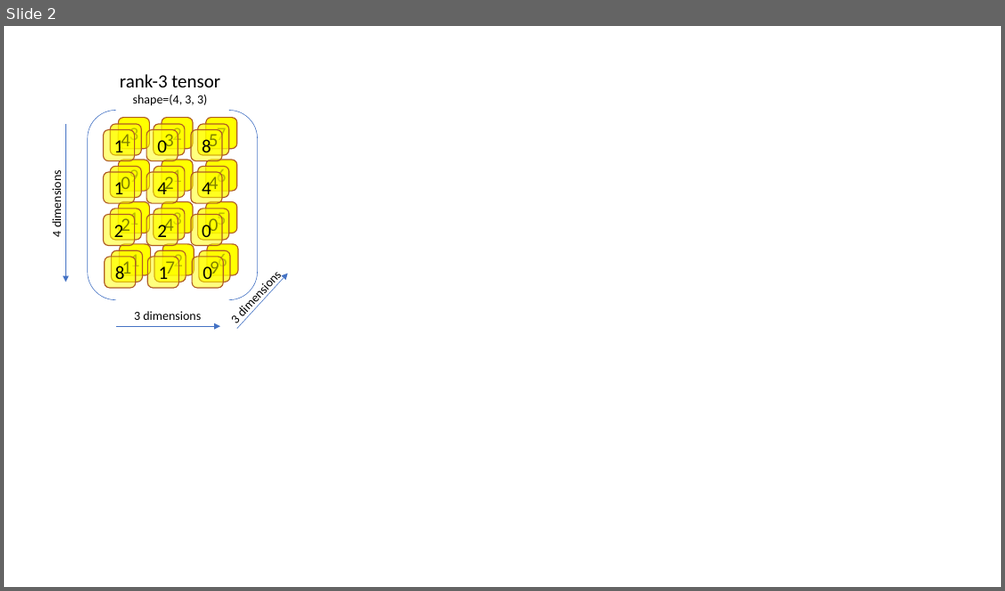
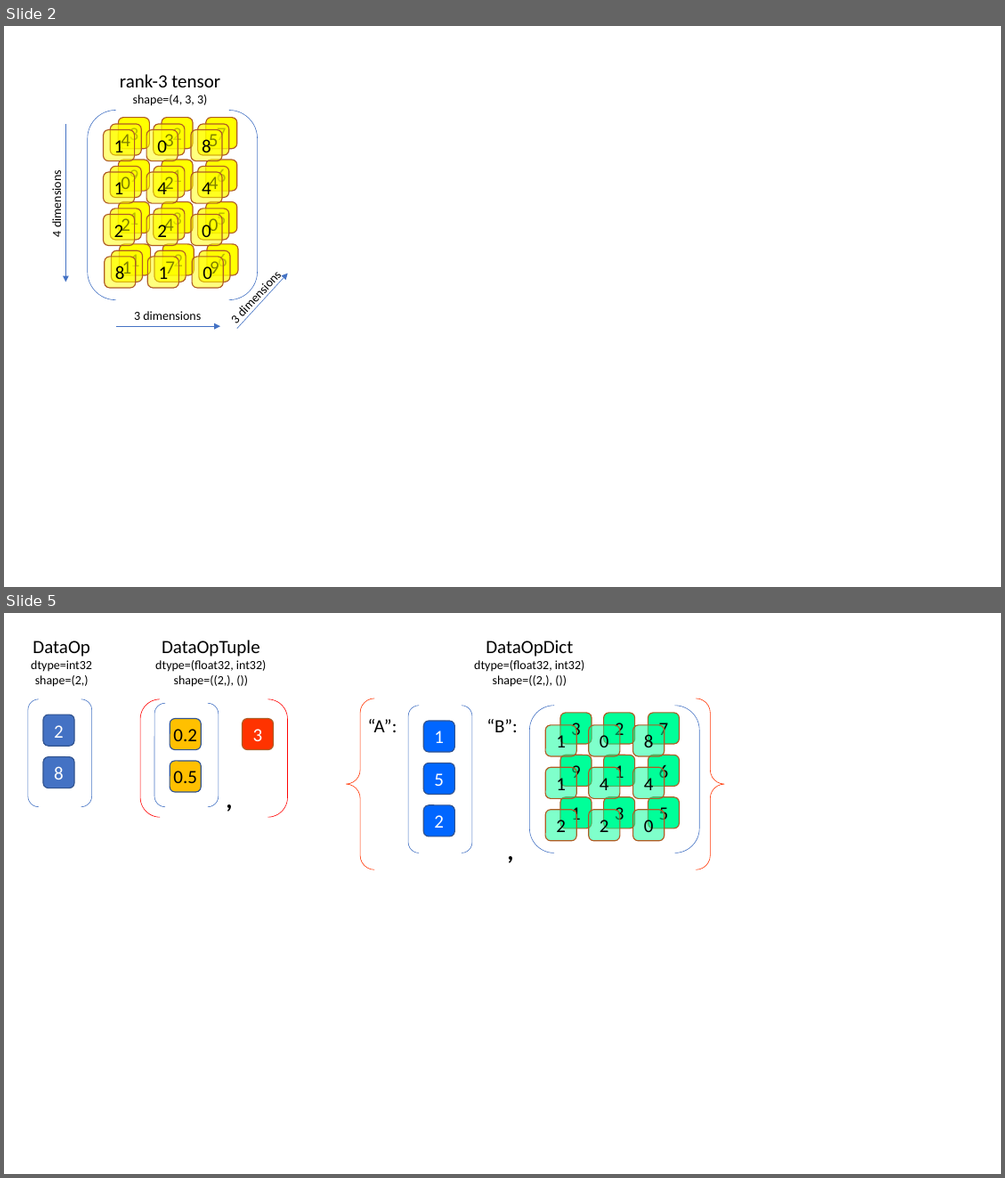
Before and after one commit to rlgraph/rlgraph, a slide deck: docs/images/image_ppt.pptx. Shown one above the other, each under a label of ours: slide 2 before the commit, slides 2 and 5 after it; the slides between them are not shown. The pictures are 1005x591 and 1005x1178 pixels, drawn with LibreOffice and Linux fonts; fonts in the diff are those of the drawing. Boxes give left, top, right and bottom in pixels: in the first picture for what was removed or moved away, otherwise in the second. Text is boxed around its words. In the diff, an @@ line names an element or a change of style, - is before the commit and + after.

```diff
--- a/docs/images/image_ppt.pptx
+++ b/docs/images/image_ppt.pptx
@@ slide 5 added at bbox=[4, 613, 1001, 1174], background #FFFFFF @@
@@ text added at bbox=[31, 641, 92, 687], 12 pt, text #000000 @@
+DataOp
+dtype=int32
+shape=(2,)
@@ text added at bbox=[155, 640, 267, 687], 12 pt, text #000000 @@
+DataOpTuple
+dtype=(float32, int32)
+shape=((2,), ())
@@ text added at bbox=[474, 640, 585, 687], 12 pt, text #000000 @@
+DataOpDict
+dtype=(float32, int32)
+shape=((2,), ())
@@ bracket pair added at bbox=[28, 699, 91, 807], outline #4472C4 0.5 pt @@
@@ rounded rectangle added at bbox=[43, 714, 74, 747], fill #4472C4, outline #325491 1 pt, 18 pt, text #FFFFFF @@
+2
@@ bracket pair added at bbox=[140, 699, 287, 817], outline #FF0000 0.5 pt @@
@@ bracket pair added at bbox=[154, 704, 218, 807], outline #4472C4 0.5 pt @@
@@ rounded rectangle added at bbox=[170, 718, 202, 750], fill #FFC000, outline #325491 1 pt, 18 pt, text #000000 @@
+0.2
@@ rounded rectangle added at bbox=[243, 718, 274, 750], fill #FF3300, outline #AF5C24 1 pt, 18 pt, text #FFFFFF @@
+3
@@ brace pair added at bbox=[346, 698, 724, 869], outline #FF3300 0.5 pt @@
@@ text added at bbox=[368, 719, 397, 732], 18 pt, text #000000 @@
+“A”:
@@ group added at bbox=[409, 706, 472, 853]: 3 rounded rectangles, 1 bracket pair @@
+1
+5
+2
@@ text added at bbox=[486, 719, 518, 732], 18 pt, text #000000 @@
+“B”:
@@ rounded rectangle added at bbox=[43, 756, 74, 788], fill #4472C4, outline #325491 1 pt, 18 pt, text #FFFFFF @@
+8
@@ rounded rectangle added at bbox=[170, 761, 202, 793], fill #FFC000, outline #325491 1 pt, 18 pt, text #000000 @@
+0.5
@@ group added at bbox=[530, 706, 699, 853]: 18 rounded rectangles, 1 bracket pair @@
+3
+9
+1
+2
+1
+3
+7
+6
+5
+0
+1
+1
+2
+0
+4
+2
+8
+4
@@ text added at bbox=[218, 779, 241, 817], 24 pt, text #000000, bold @@
+,
@@ text added at bbox=[500, 832, 521, 869], 24 pt, text #000000, bold @@
+,
```
Also in this commit, not shown: 2 slides changed, 8 other files.
